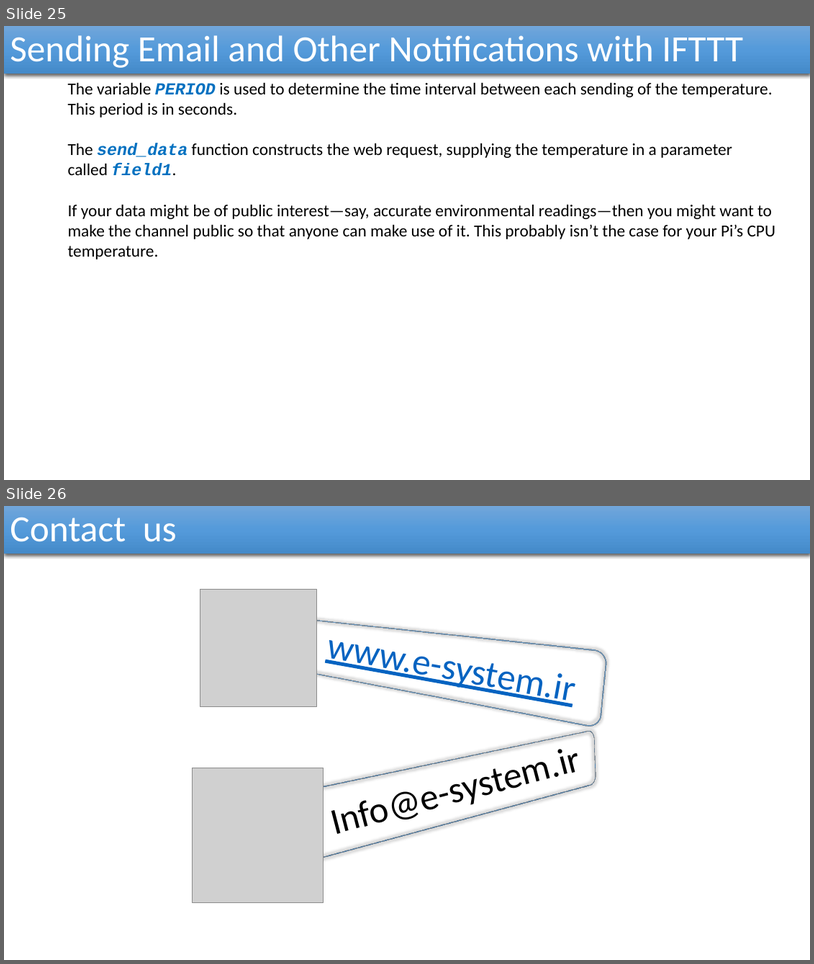
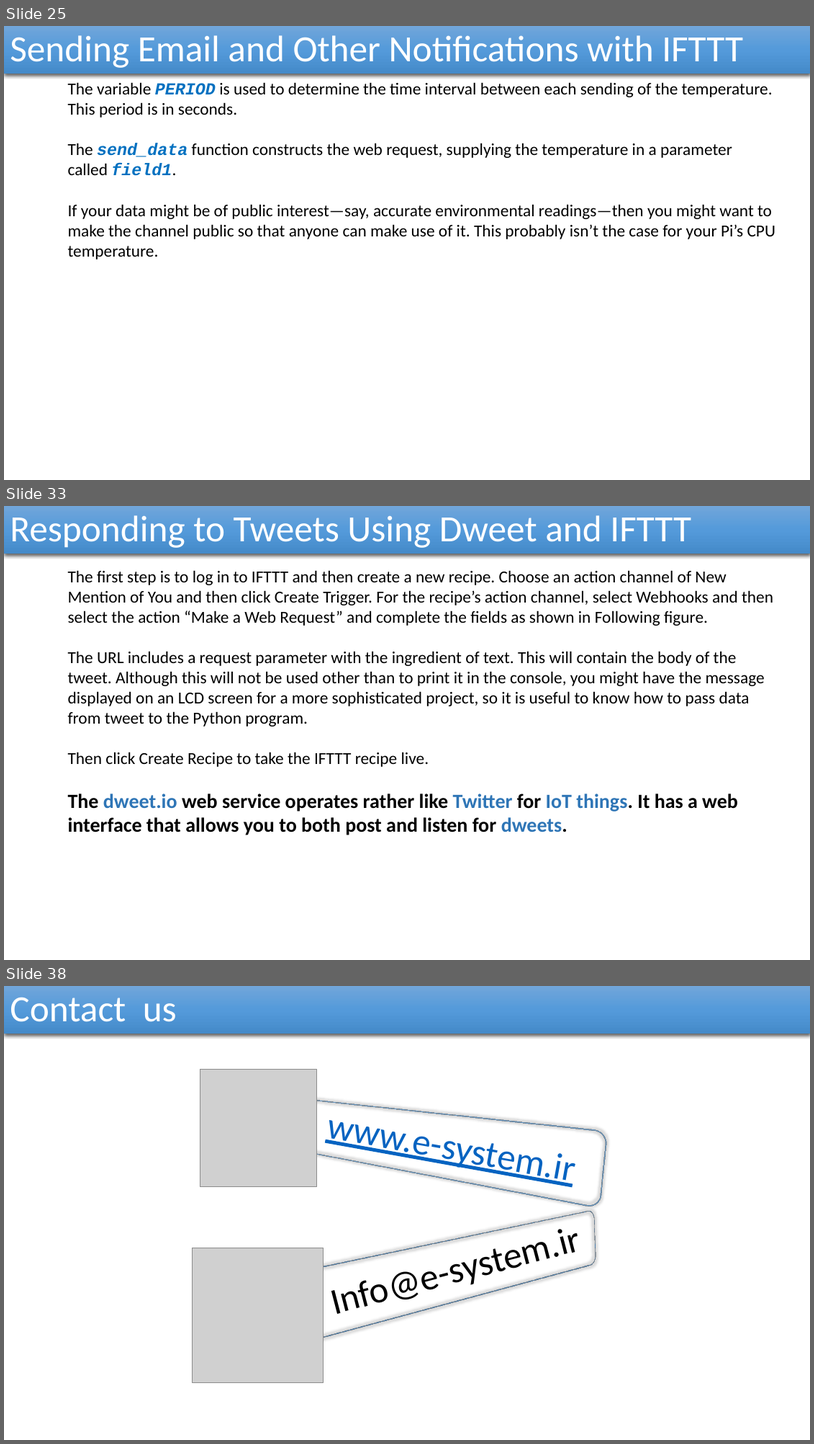
Before and after one commit to reza-arjmandi/rpi-course, a slide deck: session6/presentation/Internet Of Things.pptx. Shown one above the other, each under a label of ours: slides 25 and 26 before the commit, slides 25, 33 and 38 after it; the slides between them are not shown. The pictures are 814x964 and 814x1444 pixels, drawn with LibreOffice and Linux fonts; fonts in the diff are those of the drawing; grey boxes stand for pictures. Boxes give left, top, right and bottom in pixels: in the first picture for what was removed or moved away, otherwise in the second. Text is boxed around its words. In the diff, an @@ line names an element or a change of style, - is before the commit and + after.

Commit message:
update session 6 presentation file
add new IOT project

```diff
--- a/session6/presentation/Internet Of Things.pptx
+++ b/session6/presentation/Internet Of Things.pptx
@@ slide 33 added at box(4, 506, 810, 960), background #FFFFFF @@
@@ rectangle added at box(4, 506, 810, 554), fill gradient #71A6DB to #559BDB to #448ACA, 44 pt, text #FFFFFF @@
+Responding to Tweets Using Dweet and IFTTT
@@ text added at box(68, 570, 774, 835), 20 pt, text #000000 @@
+  The first step is to log in to IFTTT and then create a new recipe. Choose an action channel of New Mention of You and then click Create Trigger. For the recipe’s action channel, select Webhooks and then select the action “Make a Web Request” and complete the fields as shown in Following figure.
+  The URL includes a request parameter with the ingredient of text. This will contain the body of the tweet. Although this will not be used other than to print it in the console, you might have the message displayed on an LCD screen for a more sophisticated project, so it is useful to know how to pass data from tweet to the Python program.
+  Then click Create Recipe to take the IFTTT recipe live.
+  The dweet.io web service operates rather like Twitter for IoT things. It has a web interface that allows you to both post and listen for dweets.
@@ what was slide 26 is now slide 38 @@
```
Also in this commit, not shown: 11 other slides added.
